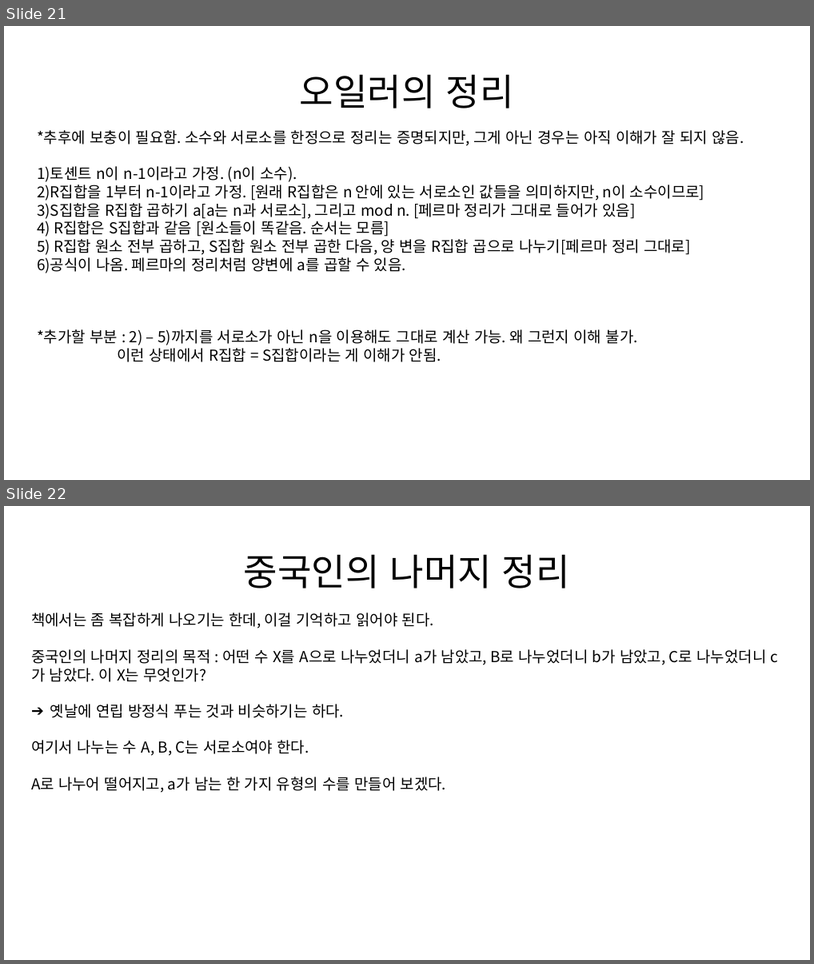
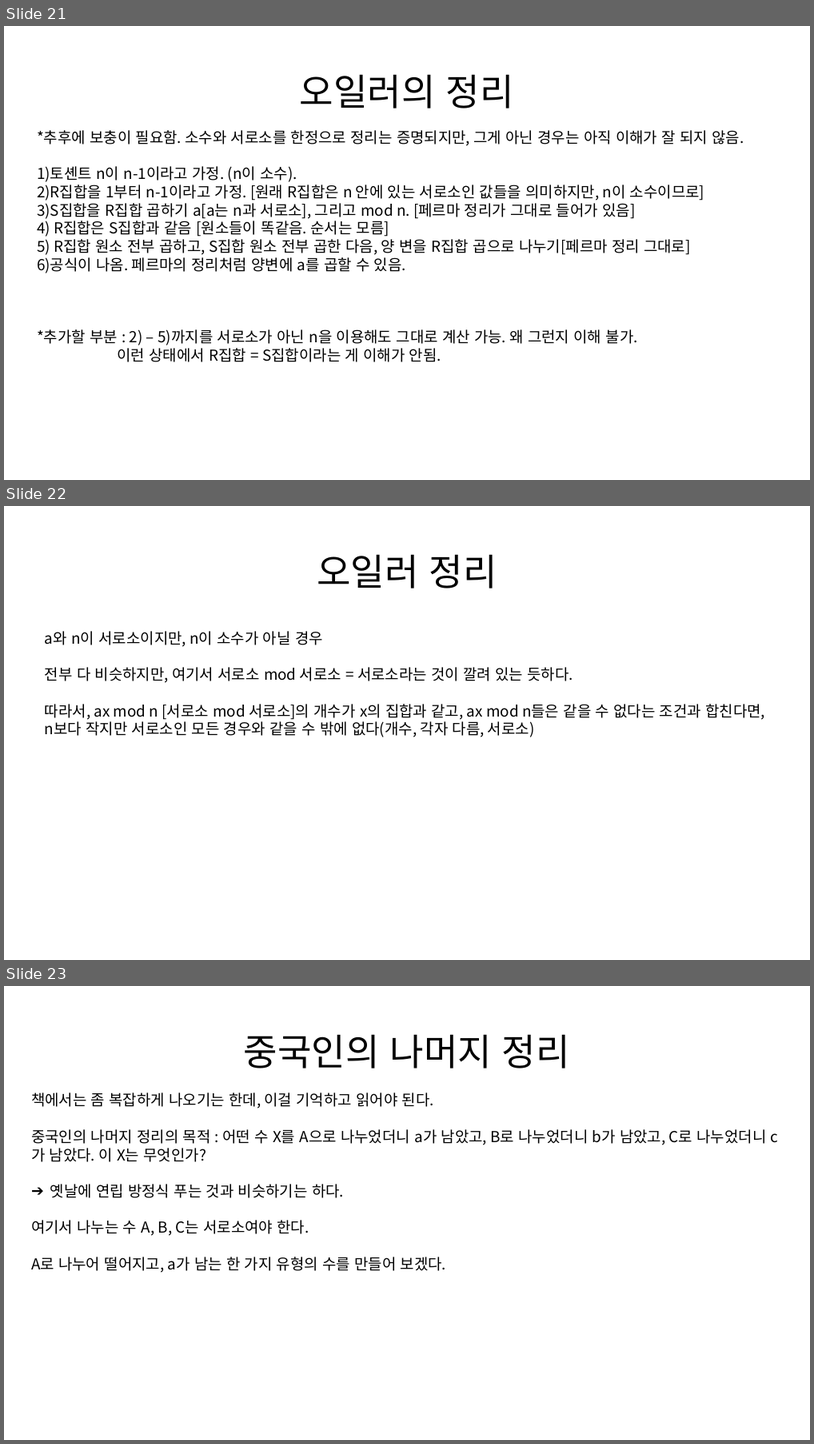
Before and after one commit to Seong221/College-Study-PPT, a slide deck: Cryptography and Network Security_upload.pptx. Shown one above the other, each under a label of ours: slides 21 and 22 before the commit, slides 21, 22 and 23 after it. The pictures are 814x964 and 814x1444 pixels, drawn with LibreOffice and Linux fonts; fonts in the diff are those of the drawing. Boxes give left, top, right and bottom in pixels: in the first picture for what was removed or moved away, otherwise in the second. Text is boxed around its words. In the diff, an @@ line names an element or a change of style, - is before the commit and + after.

```diff
--- a/Cryptography and Network Security_upload.pptx
+++ b/Cryptography and Network Security_upload.pptx
@@ slide 22 added at (4, 506, 810, 960), background #FFFFFF @@
@@ title added at (317, 554, 498, 588), 44 pt, text #000000 @@
+오일러 정리
@@ text added at (45, 631, 766, 737), 18 pt, text #000000 @@
+a와 n이 서로소이지만, n이 소수가 아닐 경우
+전부 다 비슷하지만, 여기서 서로소 mod 서로소 = 서로소라는 것이 깔려 있는 듯하다.
+따라서, ax mod n [서로소 mod 서로소]의 개수가 x의 집합과 같고, ax mod n들은 같을 수 없다는 조건과 합친다면, n보다 작지만 서로소인 모든 경우와 같을 수 밖에 없다(개수, 각자 다름, 서로소)
@@ what was slide 22 is now slide 23 @@
```
Also in this commit, not shown: 1 slide changed, 1 other file.
